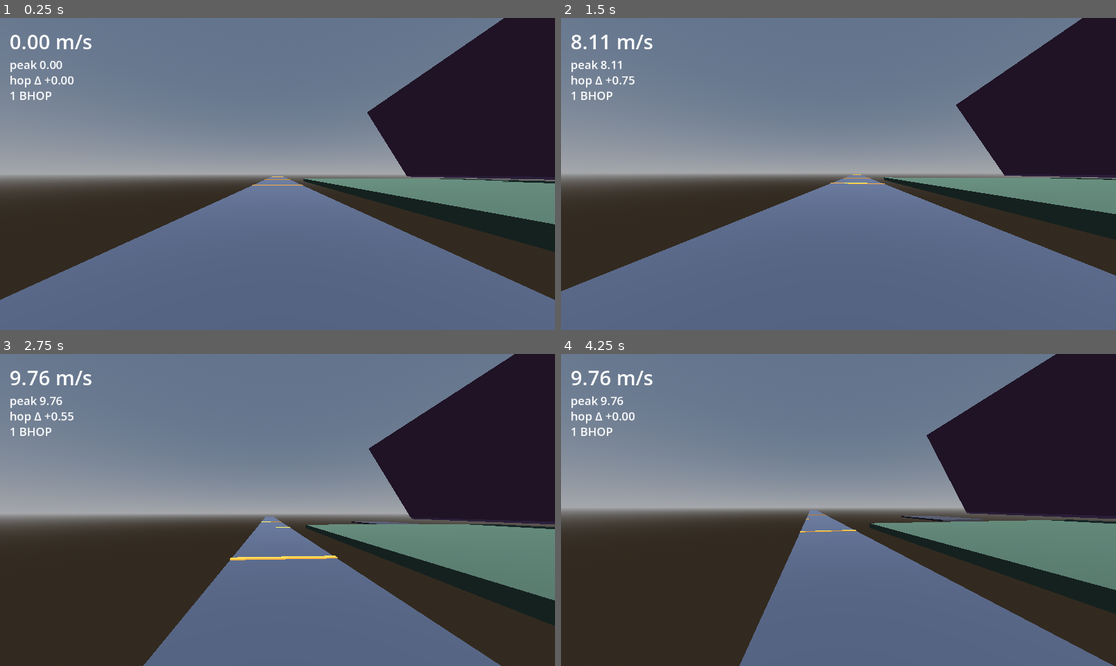
Above: before the commit, frames 1-4 (two rows, left to right).
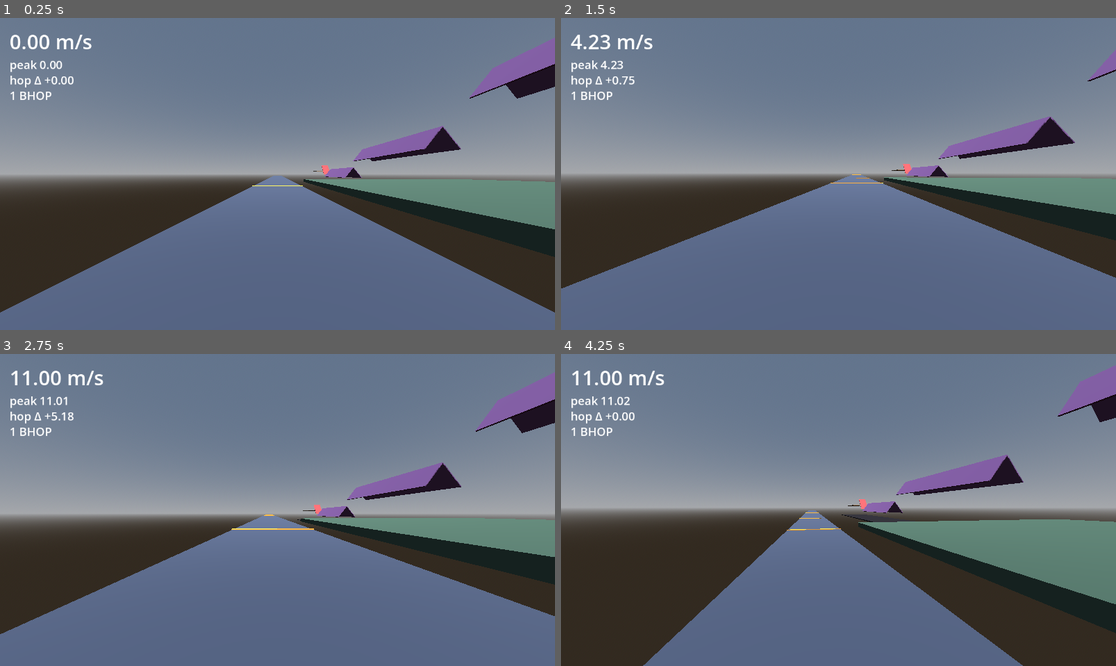
Above: after the commit, the same moments.

Repository: Crawford-Young/what-is-dark
Game: Godot game, scene res://scenes/momentum_lab.tscn
Same seed, same stepped clock (60 frames per second), same inputs: the game is played once before the commit and once after it. This scene is started directly instead of the project's main scene.
Inputs (mouse positions are in pixels of both pictures, inside the frame that each line leads up to):
- Up to frame 1 (0.25 s): no input
- Up to frame 2 (1.5 s): tap Enter at 0.5 s; move the mouse to (866, 174) at 0.52 s; hold Space (jump) 0.53-1.28 s; hold W (move_forward) from 0.53 s (still down); click (866, 174) at 0.67 s; move the mouse to (810, 174) at 1.27 s; tap Q (glance) at 1.35 s
- Up to frame 3 (2.75 s): keep holding W (move_forward); tap Space (jump) at 1.52, 1.55, 1.82, 2.3 s; move the mouse to (288, 503) at 2.02 s; hold Shift from 2.03 s (still down)
- Up to frame 4 (4.25 s): keep holding W (move_forward); move the mouse to (832, 516) at 2.77 s; release Shift at 2.78 s; tap Alt at 2.85 s; click (832, 516) at 2.92 s; tap Space (jump) at 3.02, 3.05, 3.32 s; move the mouse to (877, 513) at 3.52 s; hold Space (jump) from 3.53 s (still down); tap Ctrl at 3.6 s

The runs differ from the first frame. In frame 1, 15% of the frame differs, in the area x 0-100%, y 0-95%; in frame 2, 11%; in frame 3, 34%, in the area x 0-100%, y 0-100%; in frame 4, 26%.

Commit message:
feat: rebuild surf station as descending utopia-style stage with up-kicker
Co-Authored-By: Claude Fable 5 <noreply@anthropic.com>

Diff:
--- a/scripts/logic/source_move.gd
+++ b/scripts/logic/source_move.gd
@@ -7,11 +7,9 @@
 ## airborne -> accelerate(air, wish_speed = minf(RUN_SPEED, AIR_CAP)) -> gravity. Then move_and_slide.
 
 const RUN_SPEED := 11.0
-const GRAVITY := 26.0  ## down-ramp build rate: accel along face = g*sin(a); 20 matched the main
-## game but built too slow for surf feel
-const JUMP_SPEED := 9.7  ## jump-height parity preserved: 9.7^2/(2*26) ≈ 1.81 m, same as the main
-## game's 8.5^2/40. NOTE: lab gravity now DIVERGES from main game player.gd — adoption-time
-## decision recorded 2026-07-23
+const GRAVITY := 20.0  ## game parity restored: descent-based map structure supplies the build
+## rate, not a gravity tuning lever — the surf ecosystem never tunes gravity (research 2026-07-23)
+const JUMP_SPEED := 8.5  ## game parity restored alongside GRAVITY (see above)
 const FRICTION := 4.0  ## surf-server sv_friction (CS2 matchmaking default is 5.2)
 const STOP_SPEED := 3.5
 const GROUND_ACCEL := 5.5
--- a/scripts/momentum_lab.gd
+++ b/scripts/momentum_lab.gd
@@ -5,10 +5,12 @@
 const STATIONS := [
 	{"label": "1 BHOP", "spawn": Vector3(0, 1.0, 5.0)},
 	{"label": "2 STRAFE", "spawn": Vector3(40, 1.0, 0.0)},
-	{"label": "3 SURF", "spawn": Vector3(57.5, 44.4, 12)},
+	{"label": "3 SURF", "spawn": Vector3(90, 48, 24)},
 ]
-const SURF_RAMP_ANGLE := 58.0  ## both valley faces share this angle (> floor_max_angle 45)
-const VALLEY_FLAT_HALF_WIDTH := 3.0  ## flat-bottom gap: real pipes have transitions, not a sharp V
+const SURF_RAMP_ANGLE := 51.34  ## Momentum Mod 5:4-slope community build standard; descending
+## stage — real surf maps never touch anything flat, speed comes from the descent itself
+const KICKER_ANGLE := 50.0  ## up-kicker face angle (separate from the ramp angle); dot(UP) =
+## cos(50) ≈ 0.643 < 0.7 — steep enough to launch, not walk
 
 var _station := 0
 var _peak_speed := 0.0
@@ -81,30 +83,57 @@
 
 
 func _build_surf_run() -> void:
-	# Half-pipe valley: two huge, steep panels tilted TOWARD each other (U shape), flat-bottomed —
-	# a sharp V is hostile geometry (the crease pins riders dead), real pipes have transitions.
-	# Bottom edges land at x = 90∓3, y = 1 (VALLEY_FLAT_HALF_WIDTH outboard of the sharp meeting
-	# point — this identity holds at any angle); outboard top edges at x = 90±29.50, y ≈ 43.40.
-	# Momentum carved down one face carries the rider up the other — the canonical surf valley element.
-	_valley_pair(-40.0, SURF_RAMP_ANGLE, 1.0, 25.0, 120.0)
-	# Flush floor strip between the two bottom edges: x 87..93, top y 1, full valley length.
-	_add_box(Vector3(90, 0.5, -40), Vector3(6, 1, 120), 0.0, Color(0.45, 0.3, 0.5))
-	# Drop-in platform: top y 43.4, flush-ish with the left face's top edge (≈60.5, 43.4).
-	_add_box(Vector3(57.5, 42.9, 14), Vector3(8, 1, 8), 0.0, Color(0.5, 0.4, 0.3))
-	# Pit: top y -12, spans x 58..122, z 50..-104 (shortened from -110 to avoid overlapping runout).
-	_add_box(Vector3(90, -12.5, -27), Vector3(64, 1, 154), 0.0, Color(0.08, 0.06, 0.08))
-	# Catch runout: top y -4, spans z -104..-148. Rider carried out of the valley lands here (finish zone).
-	_add_box(Vector3(90, -4.5, -126), Vector3(30, 1, 44), 0.0, Color(0.2, 0.2, 0.24))
+	# Utopia-style descending stage: 3 ramps ridden on their OUTER faces (peak-pair convention),
+	# each lower than the last, with 20 m air-transfer gaps between them — the descent itself is
+	# the speed source, nothing flat is ever touched until the final pit/landing.
+	# Start platform: top y 47; player runs off -z edge onto ramp 1's peak region (peak_y 46, z 20).
+	_add_box(Vector3(90, 46.5, 26), Vector3(8, 1, 8), 0.0, Color(0.5, 0.4, 0.3))
+	# Ramp 1: peak_y 46, z span 20..-60. Bottom edges y ≈ 33.51 at x ≈ 90±9.995.
+	_ramp_pair(-20.0, SURF_RAMP_ANGLE, 46.0, 8.0, 80.0)
+	# Ramp 2: peak_y 28, z span -80..-160 (20 m transfer gap after R1). Bottom edges y ≈ 15.51.
+	_ramp_pair(-120.0, SURF_RAMP_ANGLE, 28.0, 8.0, 80.0)
+	# Ramp 3: peak_y 10, z span -180..-260 (20 m transfer gap after R2). Bottom edges y ≈ -2.49
+	# (hangs above the pit region — fine, no walkable-surface conflict).
+	_ramp_pair(-220.0, SURF_RAMP_ANGLE, 10.0, 8.0, 80.0)
+	# Up-kicker: rotation.x = +KICKER_ANGLE — verified from basis math (local-Z-extent point under
+	# X-rotation maps to world offset (0, -sin(theta)*z0, cos(theta)*z0)); ONLY +50 reproduces the
+	# stated edges, surface normal (0, cos50, sin50) tips up toward the rider approaching in -z.
+	# Bottom edge (90,1,-278), top edge (90,17.86,-292.14): rider off R3 clips up the rising face.
+	_add_box_x(Vector3(90, 9.43, -285.07), Vector3(12, 0.5, 22), KICKER_ANGLE, Color(0.9, 0.3, 0.3))
+	# Landing platform: top y 8, spans z -305..-355.
+	_add_box(Vector3(90, 7.5, -330), Vector3(24, 1, 50), 0.0, Color(0.5, 0.4, 0.3))
+	# Pit: top y -12, spans x 65..115, z 45..-355. Touching it = obvious fail -> R reset.
+	_add_box(Vector3(90, -12.5, -155), Vector3(50, 1, 400), 0.0, Color(0.08, 0.06, 0.08))
 
 
-func _valley_pair(z_center: float, angle_deg: float, floor_y: float, half_width: float, length: float) -> void:
+func _ramp_pair(z_center: float, angle_deg: float, peak_y: float, half_width: float, length: float) -> void:
 	var a := deg_to_rad(angle_deg)
 	for side in [-1.0, 1.0]:
 		var center := Vector3(
-			90.0 + side * (VALLEY_FLAT_HALF_WIDTH + half_width * cos(a)),
-			floor_y + half_width * sin(a),
+			90.0 + side * half_width * cos(a),
+			peak_y - half_width * sin(a),
 			z_center)
-		_add_box(center, Vector3(half_width * 2.0, 0.5, length), side * angle_deg, Color(0.45, 0.3, 0.5))
+		_add_box(center, Vector3(half_width * 2.0, 0.5, length), -side * angle_deg, Color(0.45, 0.3, 0.5))
+
+
+func _add_box_x(pos: Vector3, size: Vector3, rot_x_deg: float, color: Color) -> void:
+	var body := StaticBody3D.new()
+	body.position = pos
+	body.rotation.x = deg_to_rad(rot_x_deg)
+	var col := CollisionShape3D.new()
+	var shape := BoxShape3D.new()
+	shape.size = size
+	col.shape = shape
+	body.add_child(col)
+	var mesh := MeshInstance3D.new()
+	var box := BoxMesh.new()
+	box.size = size
+	var mat := StandardMaterial3D.new()
+	mat.albedo_color = color
+	box.material = mat
+	mesh.mesh = box
+	body.add_child(mesh)
+	$Geometry.add_child(body)
 
 
 func _add_box(pos: Vector3, size: Vector3, rot_z_deg: float, color: Color) -> void:
--- a/tests/unit/test_source_move.gd
+++ b/tests/unit/test_source_move.gd
@@ -121,10 +121,10 @@
 
 func test_jump_replaces_y_keeps_horizontal() -> void:
 	var v := SourceMove.jump(Vector3(3, -2, -5))
-	assert_true(v.is_equal_approx(Vector3(3, 9.7, -5)))
+	assert_true(v.is_equal_approx(Vector3(3, 8.5, -5)))
 
 
 func test_gravity_reduces_y() -> void:
-	# 0 - GRAVITY(26.0) * 0.5 = -13.0
+	# 0 - GRAVITY(20.0) * 0.5 = -10.0
 	var v := SourceMove.apply_gravity(Vector3(1, 0, 2), 0.5)
-	assert_true(v.is_equal_approx(Vector3(1, -13.0, 2)))
+	assert_true(v.is_equal_approx(Vector3(1, -10.0, 2)))
